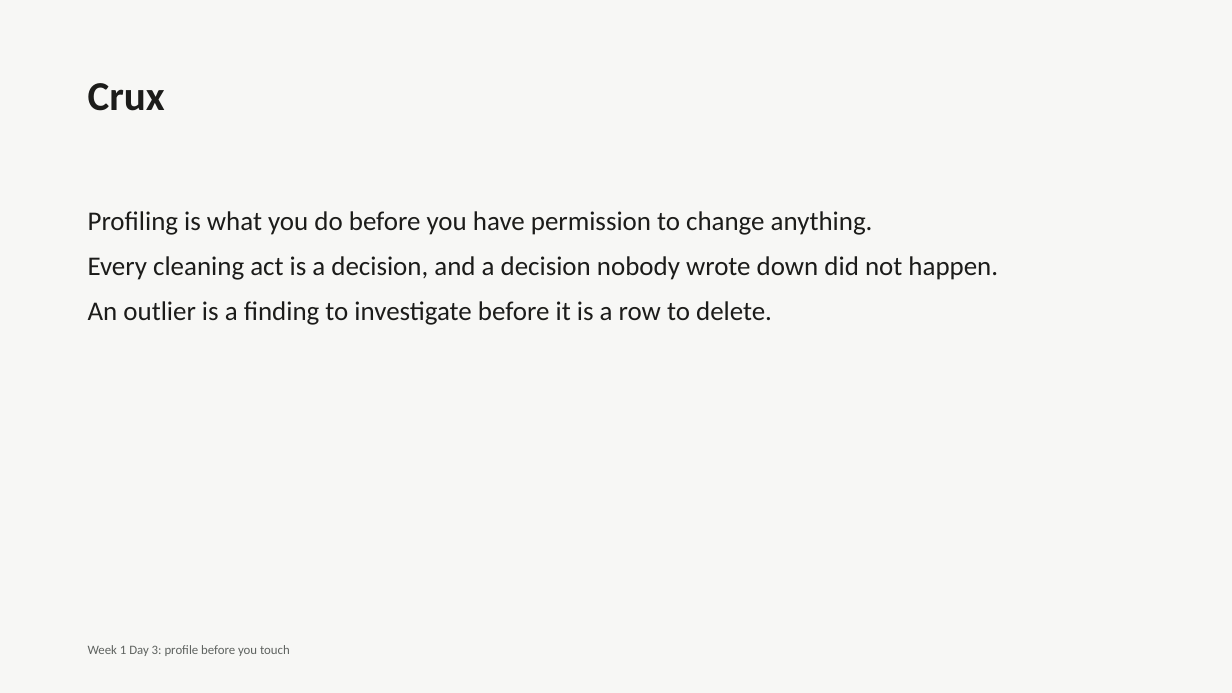
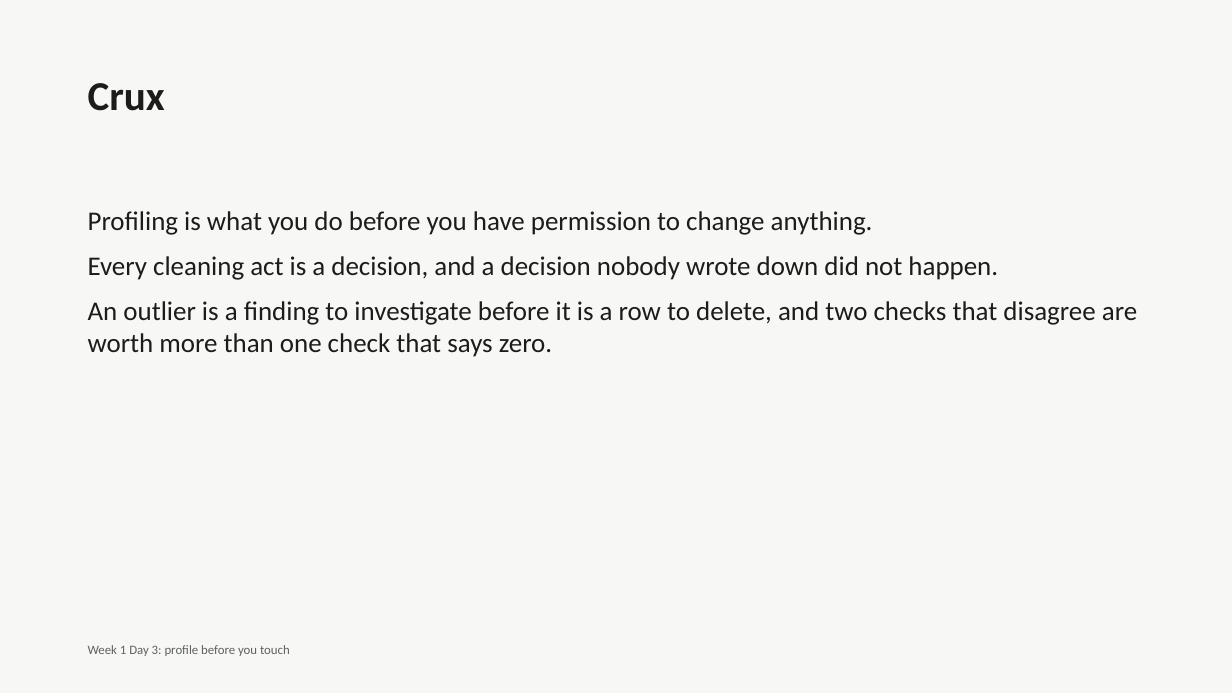
Before and after one commit to fde-academy-lab/c2-content-factory, a slide deck: slide 79 of content/W01/D3/C2_W01_D03_deck_STUDENT.pptx (slide 39 before the commit). Drawn at 1232x693 pixels with LibreOffice and Linux fonts; fonts in the diff are those of the drawing. Boxes give left, top, right and bottom in pixels: in the first picture for what was removed or moved away, otherwise in the second. Text is boxed around its words. In the diff, an @@ line names an element or a change of style, - is before the commit and + after.

```diff
--- a/content/W01/D3/C2_W01_D03_deck_STUDENT.pptx
+++ b/content/W01/D3/C2_W01_D03_deck_STUDENT.pptx
@@ text at (88, 301, 1137, 357): text changed @@
-An outlier is a finding to investigate before it is a row to delete.
+An outlier is a finding to investigate before it is a row to delete, and two checks that disagree are worth more than one check that says zero.
```
Also in this commit, not shown: 38 other slides changed, 40 slides added, 2 other files.
